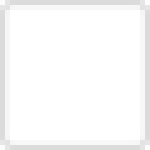
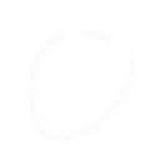
Comparing the layer stacks of the two 150 × 150 images. Changes:
added group "Clock" with 5 layers above "PieceBlock" over (x1=0, y1=0, x2=150, y2=150)
added layer "Layer 1" in group "Clock" over (x1=20, y1=30, x2=140, y2=145)
added layer "Ellipse 1" in group "Clock" over (x1=0, y1=0, x2=150, y2=150)
renamed "BGSlot copy" to "PieceBlock", hid it over (x1=0, y1=0, x2=150, y2=150)
